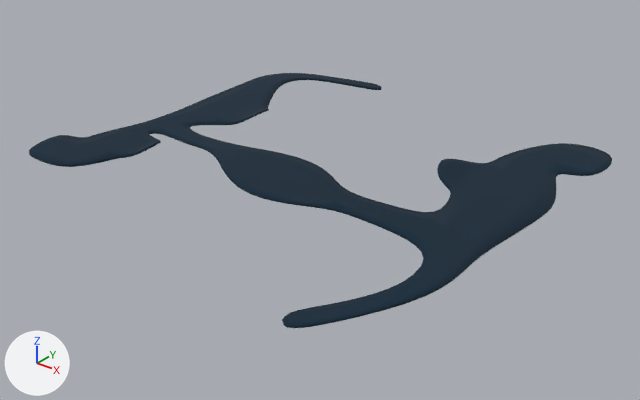
What one commit did to the Blender file MovistarExperience/MovistarCity/SM_Footbridge/SM_Footbridge.blend.
One viewpoint serves both versions: a camera (50 mm lens) standing at (67.8, -9.6, 51.5) and looking at (-2.9, 78.7, -3.2). The axes (+X, +Y, +Z) are drawn at lower left. The lights are the same throughout.

Names of what the first picture shows: 'Pasarela'.
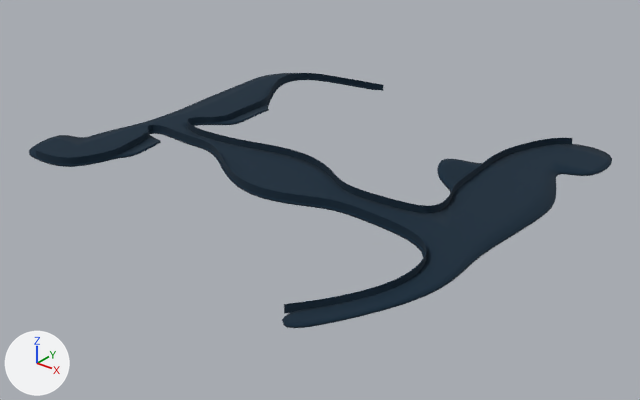
Commit message: Update footbridge

Boxes [x1, y1, x2, y2] around the edits, measured in the pictures (640 x 400 px):
'Handrailglass', added
    after: [36, 73, 572, 314]
'Handrailmetal', added
    after: [36, 73, 554, 305]

Edits to the bpy script that builds the scene:
```text
Add me_plane_025:
    me_plane_025.from_pydata(...)  # 1070 vertices, 1056 faces, 9 loose edges; spans x -31.6..25.5, y 49.9..115.8, z 1.1..6.9
    me_plane_025.polygons.foreach_set('use_smooth', [True] * 1056)
    me_plane_025.materials.append(mat_material_003)
Add me_plane_011:
    me_plane_011.from_pydata(...)  # 1048 vertices, 1044 faces; spans x -31.6..25.5, y 50.0..115.8, z 0.0..6.9
    me_plane_011.polygons.foreach_set('use_smooth', [True] * 1044)
    me_plane_011.materials.append(mat_material_003)
Add ob_handrailmetal:
    ob_handrailmetal = bpy.data.objects.new('Handrailmetal', me_plane_025)
    ob_handrailmetal.location = (0.0, 0.0, -0.2)
Add ob_handrailglass:
    ob_handrailglass = bpy.data.objects.new('Handrailglass', me_plane_011)
    ob_handrailglass.location = (0.0, 0.0, -0.2)
```
